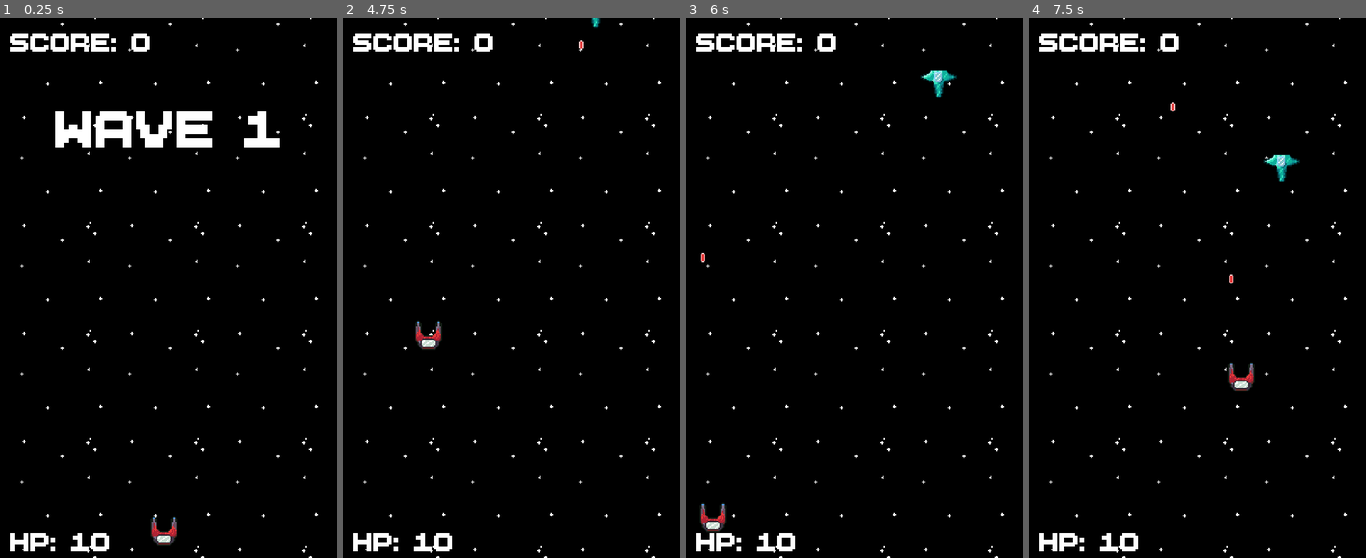
Above: before the commit, frames 1-4 (left to right).
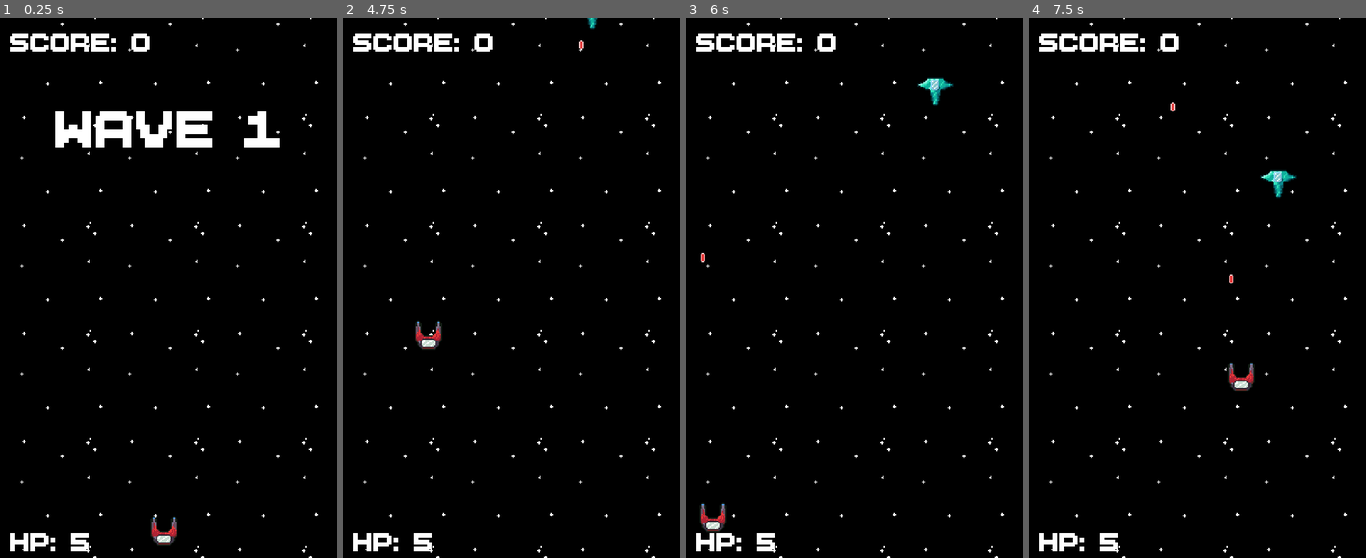
Above: after the commit, the same moments.

Repository: MEga9-C4ortik/Cosmo
Game: Godot game, scene res://scenes/game.tscn
Two runs of this game, one before a commit and one after it. Both use one fixed random seed, a clock stepped at 60 frames per second and the inputs below.
Inputs:
- Up to frame 1 (0.25 s): no input
- Up to frame 2 (4.75 s): tap Enter at 0.5 s; hold D (move_right) 0.53-1.28 s; hold Space (shoot) 0.53-1.28 s; hold S (move_down) 1.28-2.03 s; tap Space (shoot) at 1.35, 2.85, 4.35 s; tap R (Restart) at 2 s; hold D (move_right) 2.03-2.78 s; hold Space (shoot) 2.03-2.78 s; hold W (move_up) 2.78-3.53 s; hold Space (shoot) 3.53-4.28 s; hold A (move_left) from 3.53 s (still down)
- Up to frame 3 (6 s): release A (move_left) at 5.03 s; hold S (move_down) 5.03-5.78 s; hold Space (shoot) 5.03-5.78 s; hold D (move_right) from 5.78 s (still down); tap Space (shoot) at 5.85 s
- Up to frame 4 (7.5 s): release D (move_right) at 6.53 s; hold W (move_up) 6.53-7.28 s; hold Space (shoot) 6.53-7.28 s; hold D (move_right) from 7.28 s (still down); tap Space (shoot) at 7.35 s

The runs differ from the first frame. In frame 1, 0.2% of the frame differs, in the area x 21-33%, y 95-99%; in frame 2, 0.3%; in frame 3, 0.6%; in frame 4, 0.7%, in the area x 21-81%, y 25-99%.

Commit message:
started working on wave templates

Diff:
--- a/scripts/enemy.gd
+++ b/scripts/enemy.gd
@@ -1,15 +1,15 @@
 extends  Area2D
 
-const SPEED = 50
 const OFFSCREEN_MARGIN = 10
-const POINTS = 100
-var dmg = 2
+var speed = 50
+var points = 100
+var dmg = 1
 var hp = 2
 
 signal died(points)
 
 func _physics_process(delta: float) -> void:
-	position.y += SPEED * delta
+	position.y += speed * delta
 
 	var screen = get_viewport_rect().size
 	if global_position.y > screen.y + OFFSCREEN_MARGIN:
@@ -20,6 +20,6 @@
 		return
 	hp -= area.dmg
 	if hp <= 0:
-		died.emit(POINTS)
+		died.emit(points)
 		queue_free()
 	area.queue_free()
--- a/scripts/player.gd
+++ b/scripts/player.gd
@@ -1,12 +1,12 @@
 extends CharacterBody2D
 
+const BULLET_SCENE = preload("res://scenes/player_bullet.tscn")
+const MARGIN = 15
 const SPEED = 220
 const ACCEL = 600
-const MARGIN = 15
-const BULLET_SCENE = preload("res://scenes/player_bullet.tscn")
-const FIRE_COOLDOWN: float = 0.55
 
-var hp: int = 10
+var fire_cooldown: float = 0.55
+var hp: int = 5
 var player_dmg: float = 1
 var fire_timer: float = 0
 
@@ -44,7 +44,7 @@
 			get_parent().add_child(bullet)
 			bullet.global_position = $Muzzle.global_position
 			bullet.dmg = player_dmg
-			fire_timer = FIRE_COOLDOWN
+			fire_timer = fire_cooldown
 
 
 func _on_hit_box_area_entered(area: Area2D) -> void:
--- a/scripts/wave_manager.gd
+++ b/scripts/wave_manager.gd
@@ -5,10 +5,17 @@
 const DEF_ENEMY_PER_WAVE:int = 5
 const WAVE_DURATION = 22.0
 const MIN_INTERVAL = 1.0
+
+var templates = ["default", "row", "circle"]
+var curr_templ = 0
+
 var wave_number:int = 0
 var wave_enemy_number:int = 0
 var to_spawn:int = 0
 var alive:int = 0
+var enemy_hp = 0
+var enemy_points = 0
+var enemy_speed = 0
 var is_running:bool = false
 
 @export var enemies_container: Node
@@ -22,33 +29,41 @@
 func start_wave():
 	is_running = true
 	wave_number += 1
+	wave_started.emit(wave_number)
+
+	enemy_hp = 2 + int((wave_number - 1) / 5.0)
+	enemy_speed = 50 + 40.0 * wave_number / (wave_number + 8.0)
+	enemy_points = enemy_hp * 50
+
 	wave_enemy_number = DEF_ENEMY_PER_WAVE * wave_number
-	wave_started.emit(wave_number)
 	to_spawn = wave_enemy_number
+
 	$"SpawnTimer".wait_time = max(WAVE_DURATION / wave_enemy_number, MIN_INTERVAL)
 	$SpawnTimer.start()
-	print("spawn time: " + str($SpawnTimer.wait_time))
-	print("Wave: " + str(wave_number))
-	print("Enemy: " + str(wave_enemy_number))
-	print("To spawn/alive: " + str(to_spawn) + "/" + str(alive))
 
 
 func _on_spawn_timer_timeout() -> void:
-	#creating enemy and adding to the scene
+	var enemy = create_enemy()
+
+	if to_spawn == 0:
+		$SpawnTimer.stop()
+
+func create_enemy() -> Node2D:
 	var enemy = ENEMY_PLAN.instantiate()
 	enemies_container.add_child(enemy)
 	enemy.global_position = Vector2(randf_range(ENEMY_MARGIN, 300-ENEMY_MARGIN), -20)
+	enemy.hp = enemy_hp
+	enemy.speed = enemy_speed
+	enemy.points = enemy_points
 
 	#connecting signals
 	enemy.died.connect(_on_enemy_died)
 	enemy.tree_exited.connect(_on_enemy_gone)
 
-	#Logic vars
 	to_spawn -= 1
 	alive += 1
 
-	if to_spawn == 0:
-		$SpawnTimer.stop()
+	return enemy
 
 func _on_wave_delay_timeout() -> void:
 	if is_running:
@@ -64,6 +79,6 @@
 
 func _on_enemy_gone():
 	alive -= 1
-	if is_running and to_spawn == 0 and $WaveDelay.is_stopped() and alive <= wave_enemy_number * 0.10:
+	if is_running and to_spawn == 0 and $WaveDelay.is_stopped() and alive <= wave_enemy_number * 0.06:
 		$WaveDelay.start()
 		print("wave cleared")
